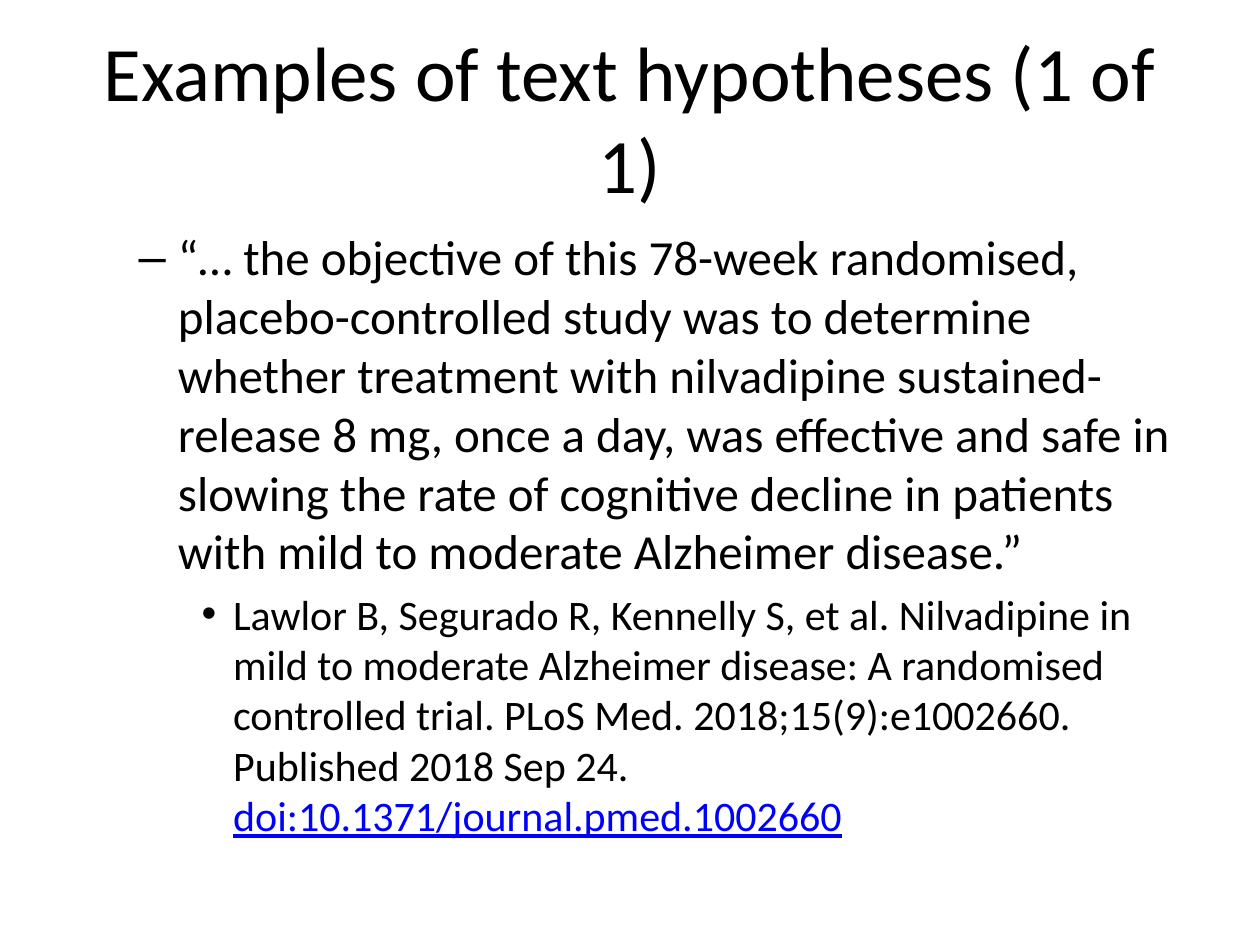
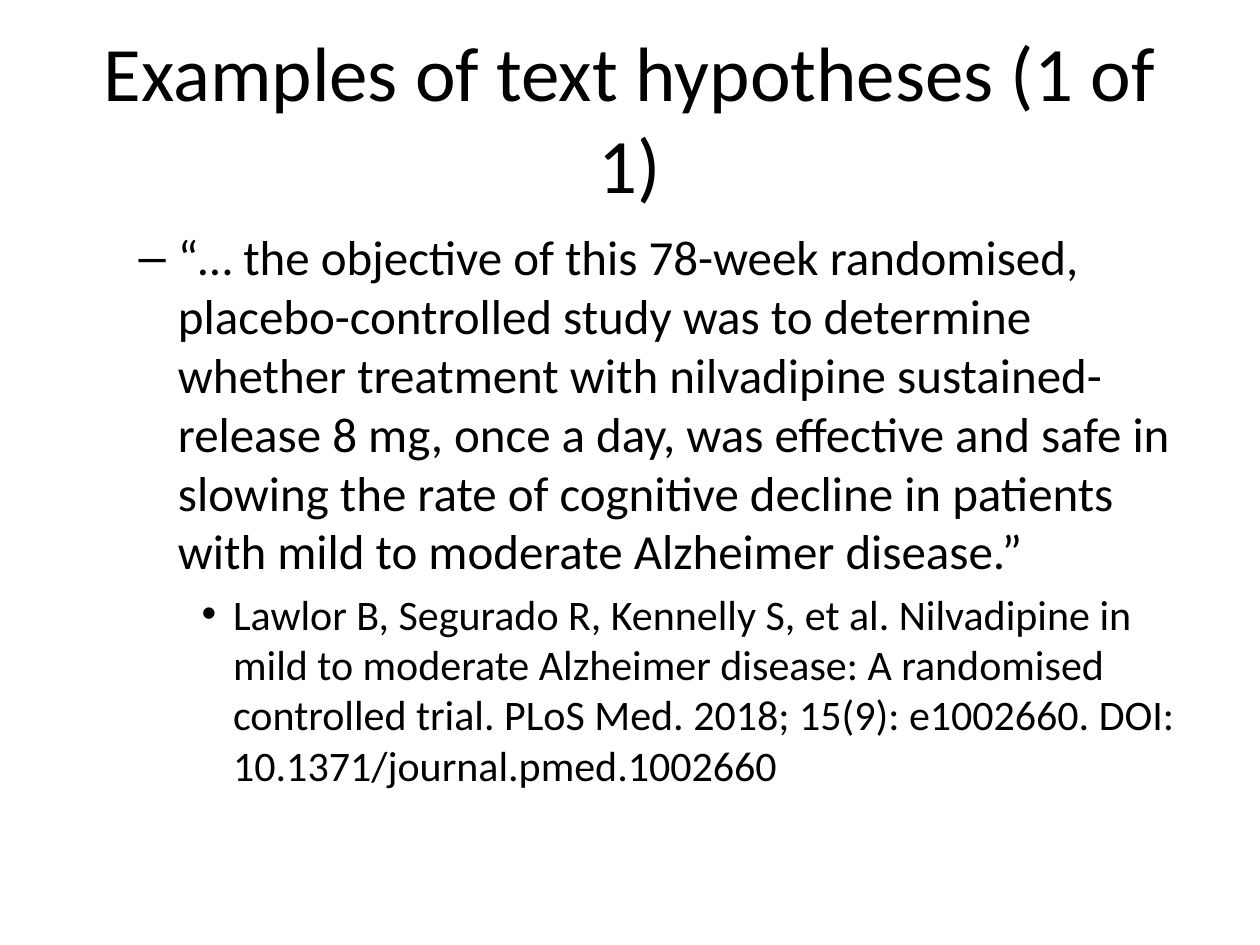
Before and after one commit to classes-medb/5510, a slide deck: slide 15 of src/video-12-hypothesis-testing.pptx. Drawn at 1260x945 pixels with LibreOffice and Linux fonts; fonts in the diff are those of the drawing. Boxes give left, top, right and bottom in pixels: in the first picture for what was removed or moved away, otherwise in the second. Text is boxed around its words. In the diff, an @@ line names an element or a change of style, - is before the commit and + after.

```diff
--- a/src/video-12-hypothesis-testing.pptx
+++ b/src/video-12-hypothesis-testing.pptx
@@ text at [233, 600, 1174, 789]: text changed @@
-    • Lawlor B, Segurado R, Kennelly S, et al. Nilvadipine in mild to moderate Alzheimer disease: A randomised controlled trial. PLoS Med. 2018;15(9):e1002660. Published 2018 Sep 24. doi:10.1371/journal.pmed.1002660
+    • Lawlor B, Segurado R, Kennelly S, et al. Nilvadipine in mild to moderate Alzheimer disease: A randomised controlled trial. PLoS Med. 2018; 15(9): e1002660. DOI: 10.1371/journal.pmed.1002660
```
Also in this commit, not shown: 4 other slides changed, 10 other files.
